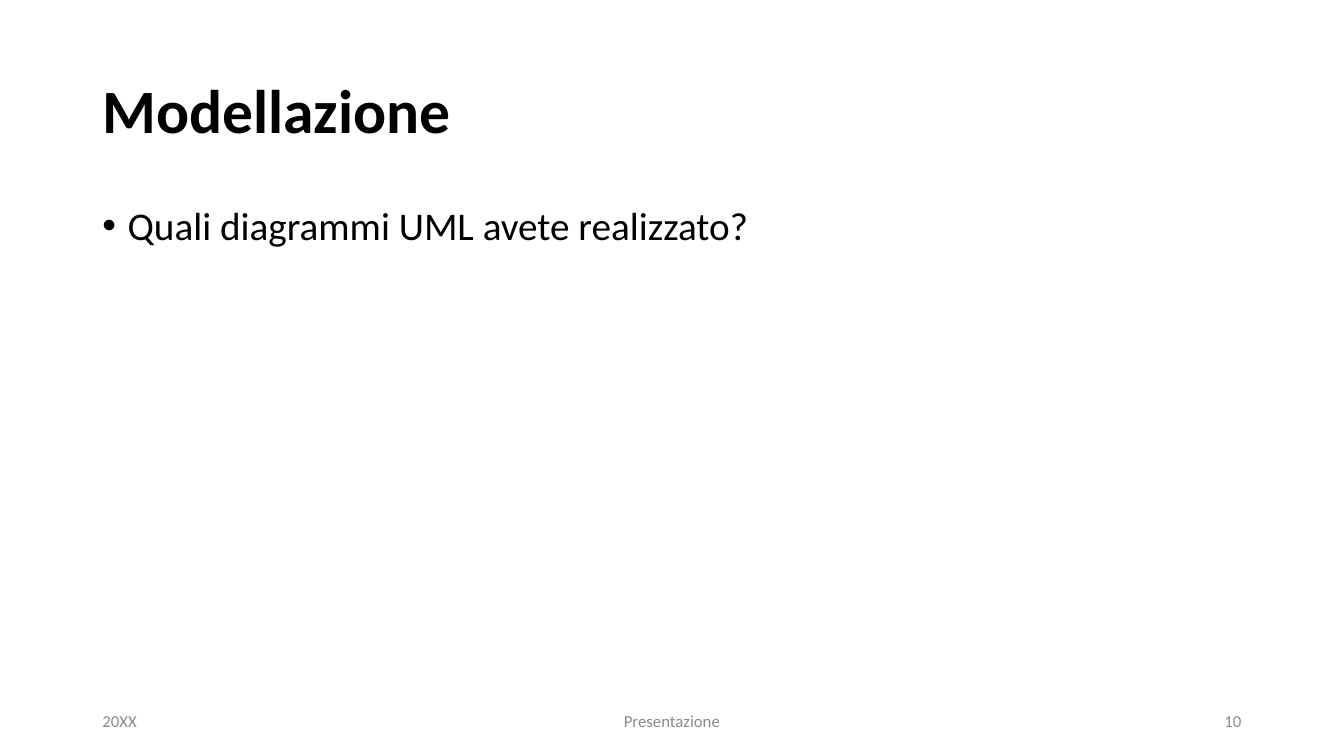
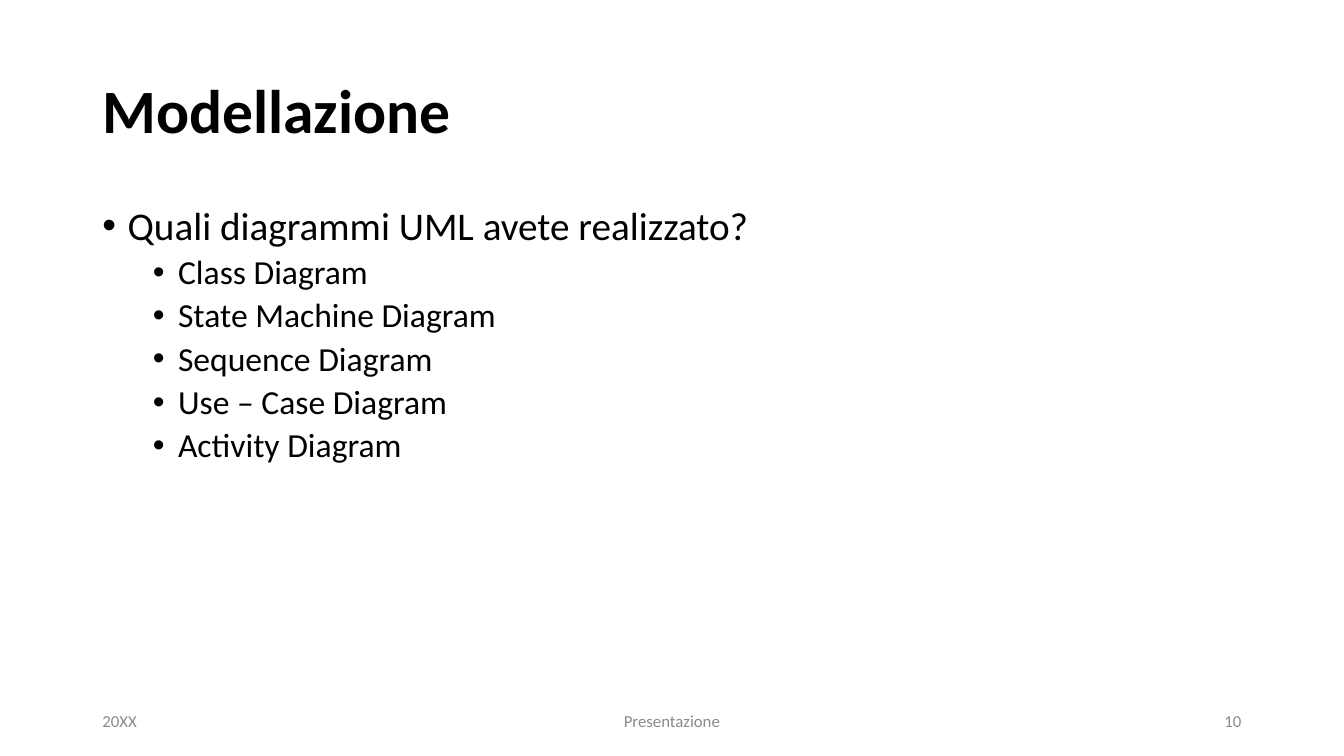
Before and after one commit to MatiasNegro/SteamDiscountAdviser, a slide deck: slide 10 of doc/presentation.pptx. Drawn at 1344x756 pixels with LibreOffice and Linux fonts; fonts in the diff are those of the drawing. Boxes give left, top, right and bottom in pixels: in the first picture for what was removed or moved away, otherwise in the second. Text is boxed around its words. In the diff, an @@ line names an element or a change of style, - is before the commit and + after.

```diff
--- a/doc/presentation.pptx
+++ b/doc/presentation.pptx
@@ text at [178,260,496,463]: paragraphs added @@
+  • Class Diagram
+  • State Machine Diagram
+  • Sequence Diagram
+  • Use – Case Diagram
+  • Activity Diagram
```
Also in this commit, not shown: 11 other slides changed.
